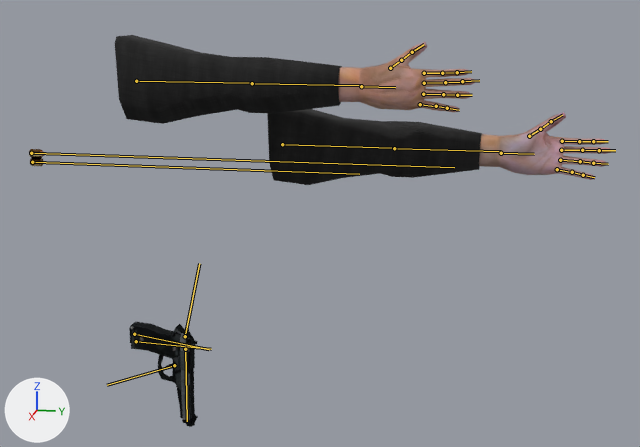
The glTF model Assets/Meshes/Viewmodels/Pistol/pistol_viewmodel.gltf, before and after one commit.
One viewpoint serves both versions: a 50 mm camera at (0.996, 0.523, -0.024) aimed at (0.039, 0.332, -0.263). Lighting does not change. The marker at lower left points along +X, +Y and +Z. Both versions are drawn at frame 0 of the action 'gun_idle_pose'; the numbers are the values there. The bones that bend it are drawn over the model as lines.

In view in the first picture: 'arm_r', 'pistol'.
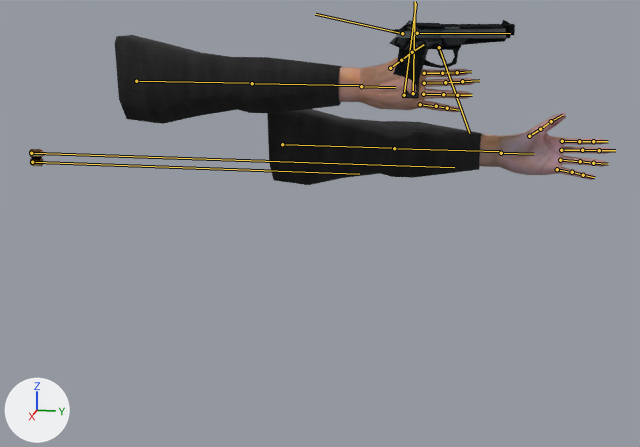
Location of each change, (x1, y1, x2, y2) in pixels of the pictures (640 x 447 px):
```json
{"object": "pistol", "change": "posed", "before": [29, 149, 198, 427], "after": [29, 20, 515, 166], "on screen": "186% wider, 47% shorter"}
{"bone": "base", "before": "(136, 341) to (211, 349)", "after": "(413, 93) to (415, 1)"}
```

The change, as JSON lines over the scene's bpy script:
```json
{"block": "bone_base", "where": "bone_base = bpy.data.objects['pistol_armature'].pose.bones['base']"}
{"op": "set", "path": "bone_base.location", "old": "(0.0, -2.92, 3.09)", "new": "(0.0, -0.04, 0.0)"}
{"op": "set", "path": "bone_base.rotation_quaternion", "old": "(0.699, -0.715, 0.0, 0.0)", "new": "(1.0, 0.0, 0.0, 0.0)", "note": "degrees (-91, 0, 0) -> degrees (0, 0, 0)"}
```
